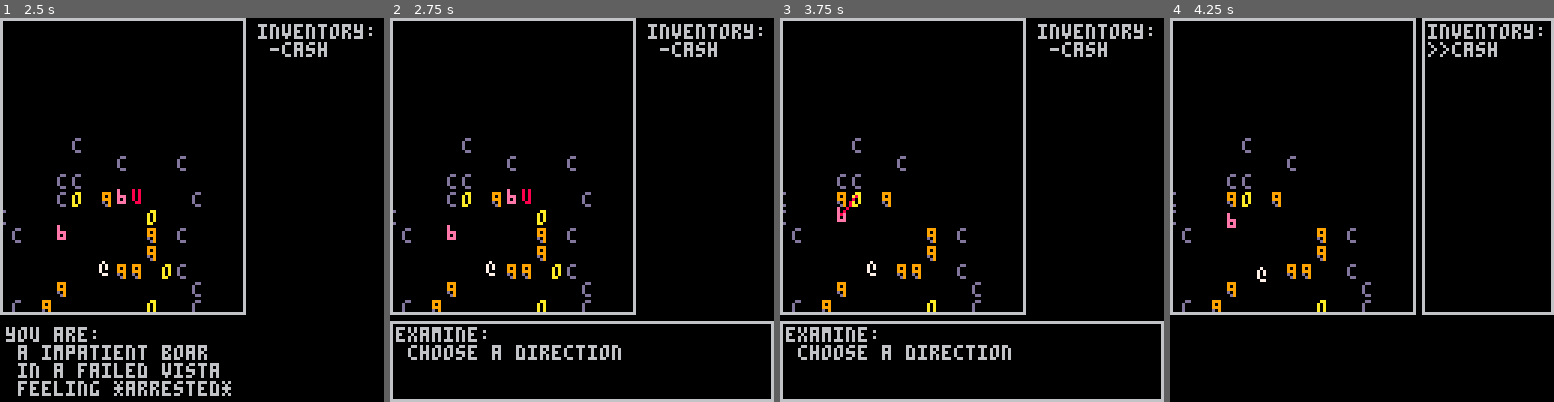
Above: before the commit, frames 1-4 (left to right).
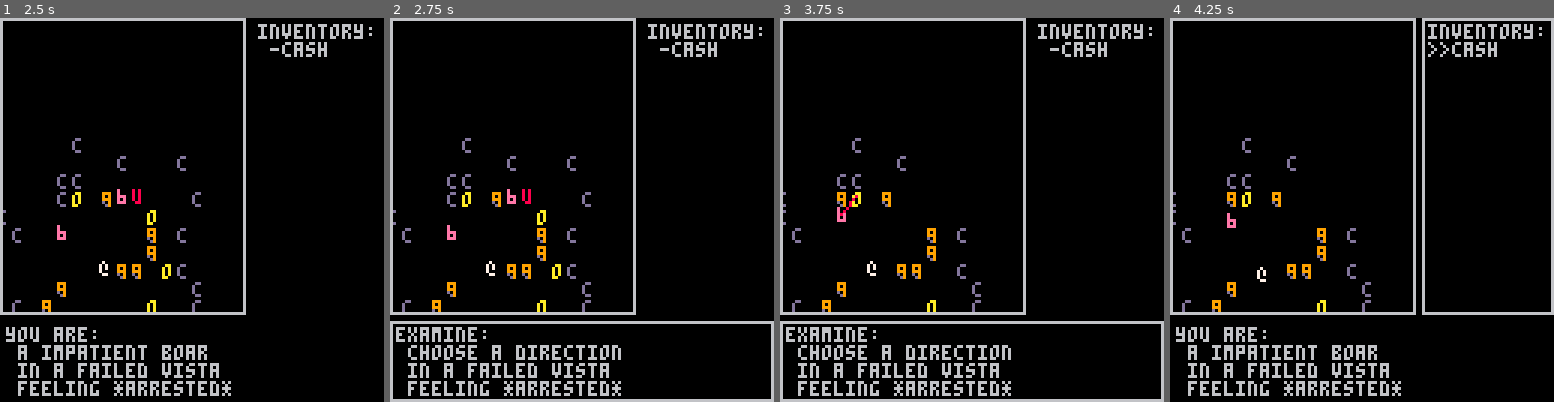
Above: after the commit, the same moments.

Repository: arnodick/castle
Game: PICO-8 cartridge castle.p8
The game is run twice, just before and just after one commit, with the same random seed, the same clock (stepped at 60 frames per second) and the same inputs.
Inputs:
- Up to frame 1 (2.5 s): tap X (X key) at 0.33, 1.07, 1.85 s; tap O (Z key) at 0.7, 1.7, 2.1 s; hold Right 1.6-2.1 s; hold Up 2.15-2.42 s; hold Right from 2.47 s (still down)
- Up to frame 2 (2.75 s): keep holding Right; tap O (Z key) at 2.5 s
- Up to frame 3 (3.75 s): tap O (Z key) at 2.9, 3.3, 3.7 s; tap X (X key) at 2.97 s; release Right at 3.03 s; hold Left 3.08-3.58 s; hold Down from 3.63 s (still down)
- Up to frame 4 (4.25 s): release Down at 3.97 s; hold Right from 4.02 s (still down); tap X (X key) at 4.08 s; tap O (Z key) at 4.1 s

Frame 1 is identical in both runs. In frame 2, 1.8% of the frame differs, in the area x 4-61%, y 89-99%; in frame 3, 1.8%; in frame 4, 3.1%, in the area x 1-61%, y 80-99%.

Commit message:
menu stuff

Diff:
--- a/castle.p8
+++ b/castle.p8
@@ -457,6 +457,7 @@
 	m.h=h
 	m.me={}
 	m.sel=1
+	m.display=false
 	m.control=false
 	m.target=nil
 	add(menus,m)
@@ -504,18 +505,23 @@
 	rectfill(cam[1]+m.x-3,cam[2]+m.y-2,cam[1]+m.x-4,cam[2]+m.y+m.h,0)
 	rectfill(cam[1]+m.x-2,cam[2]+m.y-3,cam[1]+m.x+m.w,cam[2]+m.y-4,0)
 	--if not debug then
+	if m.display then
 	local l=#m.me-1 if l>flr(m.h/cellh) then l=m.h/cellh end
 	for a=0,l do
 		print(m.me[a+1],m.x+cam[1],m.y+a*cellh+cam[2],6)
 	--end
 	end
+	end
 end
 
 function taketurn()
+	menus[1].display=false
+	menus[2].display=true
+	menus[1].me={}
 	foreach(actors.creatures,doactor)
 	foreach(actors.items,doactor)
 	foreach(actors.exits,doactor)
-	foreach(menus,domenu)
+--	foreach(menus,domenu)
 	debug_l[4]=0
 end
 
@@ -661,18 +667,25 @@
 					moveactor(t,2^flr(rnd(4)))
 				else
 					sfx(1)
+					local mes={}
 					room[t.x][t.y]=0
 					dropitem(t)
 					if a==p then
-						menus[1].target=t
+						--menus[1].target=t
+						mes[1]=species[actortypes[t.t][level+1].sp].." screams:"
+						mes[2]=" blargharaghghr!!!..."
+						mes[3]="*"..species[actortypes[t.t][level+1].sp].." now hates you!*"
 						rltns[actortypes[t.t][level+1].rl].ha=actortypes[p.t][level+1].rl
 					end
 					if t==p then
-						cash=countcash(p)
+						mes[1]="you are dead!"
+						mes[2]="you got "..countcash(p).." cash"
+						mes[3]=" press button to continue"
 						players[1]=nil
 						p=nil
 						sfx(21)
 					end
+					sendtomenu(menus[1],mes)
 					del(actors,t)
 					del(actors.creatures,t)
 				end
@@ -875,20 +888,18 @@
 	end
 end
 
+function sendtomenu(m,me)
+	m.display=true
+	m.me=me
+end
+
 function domenu(m)
-	m.me={}
+	--m.me={}
 	local def={}
 	--examine menu
 	if m.t==1 then
-		if players[1]==nil then
-			m.me[1]="you are dead!"
-			m.me[2]="you got "..cash.." cash"
-			m.me[3]=" press button to continue"
-		elseif m.target!=nil then
-			m.me[1]=species[actortypes[m.target][level+1].sp].." screams:"
-			m.me[2]=" blargharaghghr!!!..."
-			m.me[3]="*"..species[actortypes[m.target][level+1].sp].." now hates you!*"
-		elseif m.control==true then
+		if m.control==true then
+			m.display=true
 			m.me[1]="examine:"
 			m.me[2]=" choose a direction"
 			--if p.hit>0 then
@@ -922,6 +933,7 @@
 	elseif m.t==2 then
 		def[1]="inventory:"
 		if p!=nil then
+			m.display=true
 			for a=1,#p.inventory do
 				def[a+1]=" -"..items[actortypes[p.inventory[a]][level+1].sp]
 			end
@@ -1021,7 +1033,7 @@
 						menus[2].control=not menus[2].control
 					end
 				elseif btnp(4) then
-					menus[1].target=nil
+					--menus[1].target=nil
 					menus[1].control=not menus[1].control
 				elseif btnp()>0 then
 				--if timer%4==0 then
